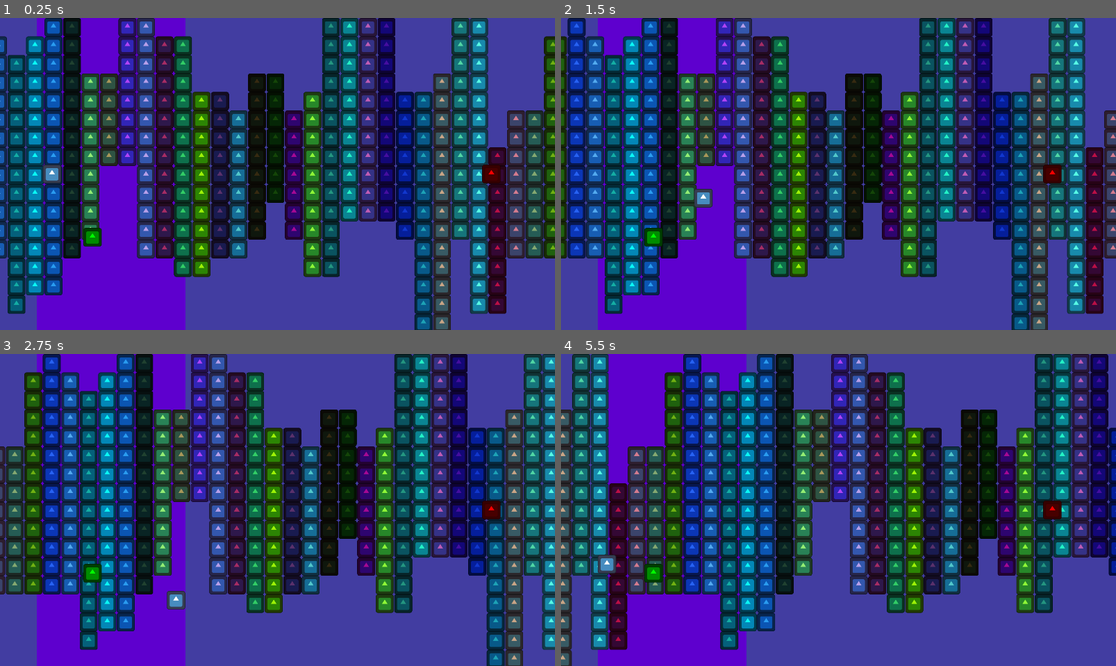
Above: before the commit, frames 1-4 (two rows, left to right).
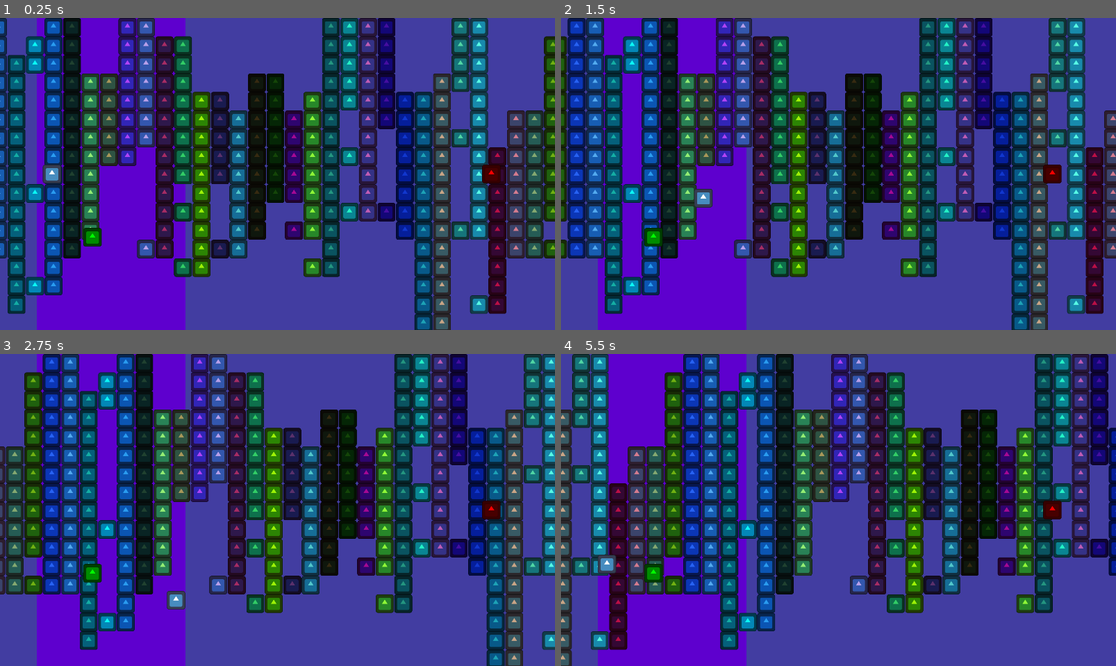
Above: after the commit, the same moments.

Repository: kyleking333/TreadmillDefense
Game: Godot game, scene res://level_1.tscn
Same seed, same stepped clock (60 frames per second), same inputs: the game is played once before the commit and once after it. The engine's default icon, where the game draws it, is replaced by a stand-in: a white triangle on a blue panel in a dark square.
Inputs:
- Up to frame 1 (0.25 s): no input
- Up to frame 2 (1.5 s): hold Right (move_right) 0.53-1.28 s; hold Down (move_down) from 1.28 s (still down)
- Up to frame 3 (2.75 s): release Down (move_down) at 2.03 s; hold Right (move_right) from 2.03 s (still down)
- Up to frame 4 (5.5 s): release Right (move_right) at 2.78 s; hold Up (move_up) 2.78-3.53 s; hold Left (move_left) 3.53-5.03 s; hold Down (move_down) from 5.03 s (still down)

The runs differ from the first frame. In frame 1, 7.9% of the frame differs, in the area x 0-100%, y 0-89%; in frame 2, 7.8%; in frame 3, 7.8%; in frame 4, 8.0%, in the area x 2-99%, y 0-89%.

Commit message:
fixed bug where input=output wouldn't trigger sprite

Diff:
--- a/path_link.gd
+++ b/path_link.gd
@@ -42,6 +42,7 @@
 
 	# first, have inputs choose an output to path to
 	for input_port in inputs:
+		has_path[input_port.y/64] = true
 		var target_y = get_closest(input_port, outputs).y
 		if input_port.y < target_y:
 			for i in range(input_port.y, target_y, 64):
@@ -52,6 +53,7 @@
 
 	# next, have any neglected outputs choose an input to path to
 	for output_port in outputs:
+		has_path[output_port.y/64] = true
 		if not has_path[output_port.y/64]:
 			var target_y = get_closest(output_port, inputs).y
 			if output_port.y < target_y:
